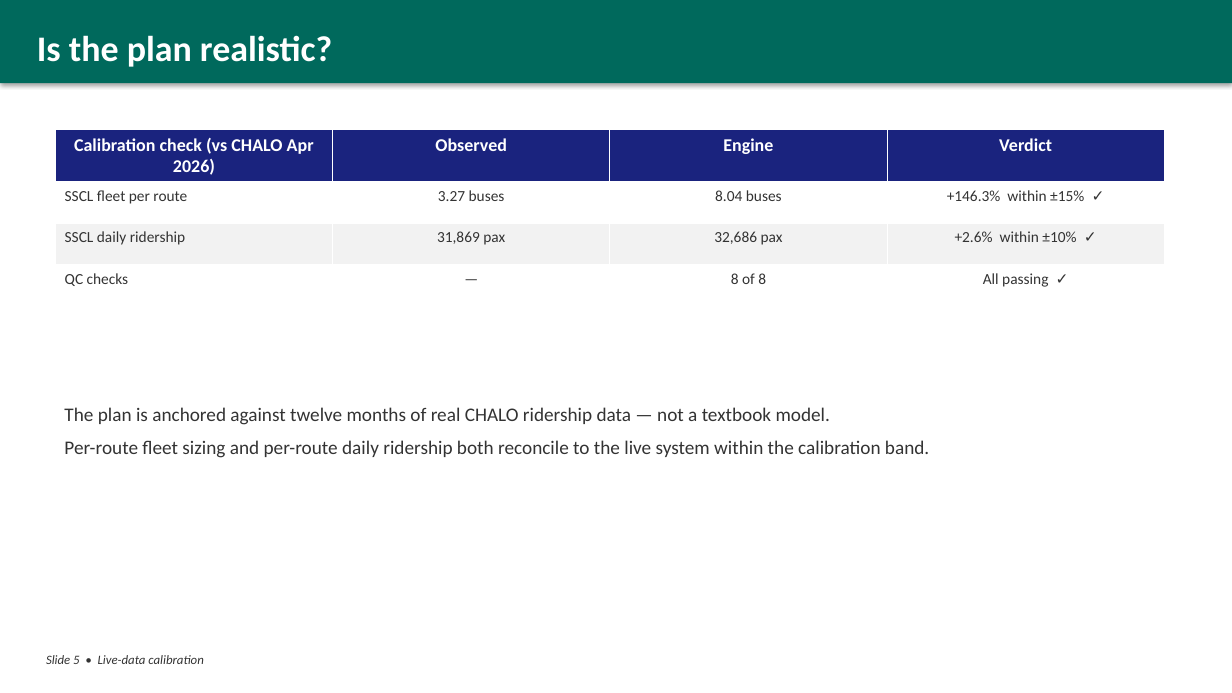
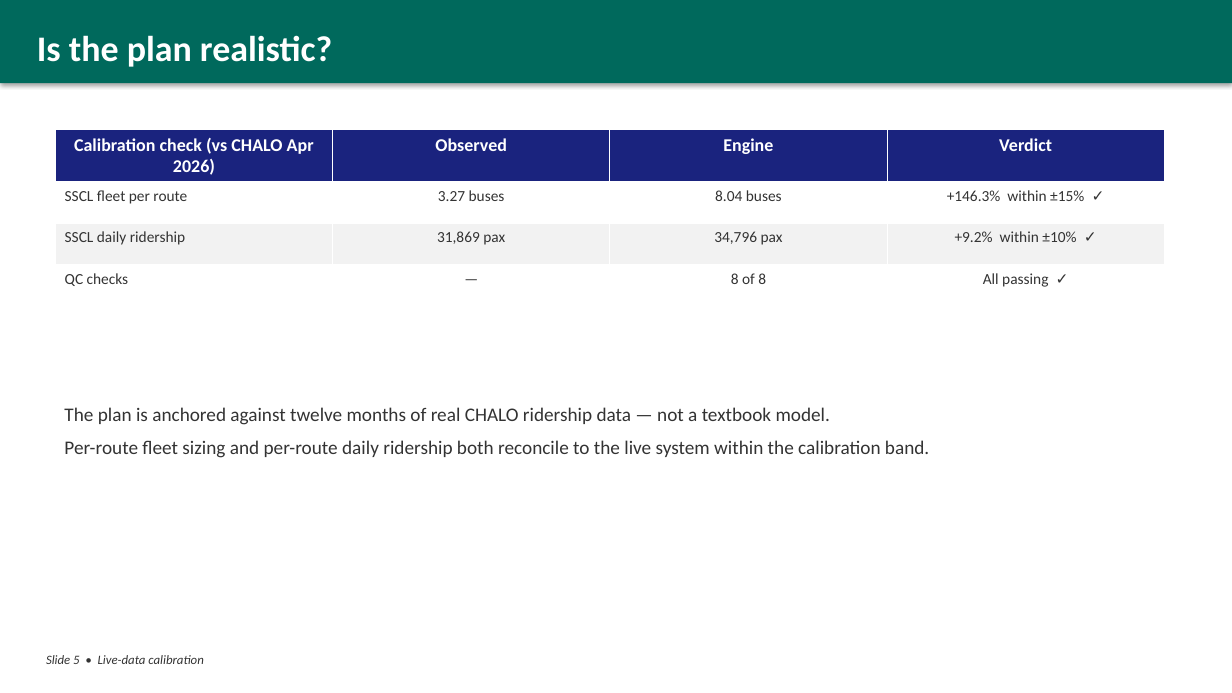
Before and after one commit to Princu-Babu/kashmir-transit-rationalisation, a slide deck: slide 5 of Kashmir_Transit_Government_Briefing.pptx. Drawn at 1232x693 pixels with LibreOffice and Linux fonts; fonts in the diff are those of the drawing. Boxes give left, top, right and bottom in pixels: in the first picture for what was removed or moved away, otherwise in the second. Text is boxed around its words. In the diff, an @@ line names an element or a change of style, - is before the commit and + after.

```diff
--- a/Kashmir_Transit_Government_Briefing.pptx
+++ b/Kashmir_Transit_Government_Briefing.pptx
@@ table at (55, 129, 1165, 296) @@
-row 3, column 3: 32,686 pax
+row 3, column 3: 34,796 pax
-row 3, column 4: +2.6% within ±10% ✓
+row 3, column 4: +9.2% within ±10% ✓
```
Also in this commit, not shown: 2 other slides changed, 5 other files.
